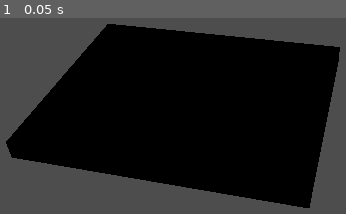
Above: before the commit, frame 1.
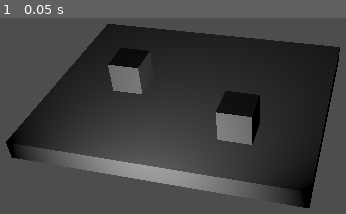
Above: after the commit, the same moment.

Repository: taiyo-harenohi/MODE
Game: Godot game, scene res://scenes/main.tscn
The game is run twice, just before and just after one commit, with the same random seed, the same clock (stepped at 60 frames per second) and the same inputs.
Inputs:
- Up to frame 1 (0.05 s): no input

The runs differ from the first frame. In frame 1, 58% of the frame differs, in the area x 4-98%, y 3-97%.

Commit message:
Tweak some camera variables

Diff:
--- a/scenes/main.tscn
+++ b/scenes/main.tscn
@@ -45,3 +45,6 @@
 transform = Transform3D(0.963472, -0.133905, 0.23193, -0.0449757, 0.772823, 0.633025, -0.264007, -0.620333, 0.738571, 1, 2, 2.5)
 fov = 45.0
 script = ExtResource("1_w78d5")
+
+[node name="SpotLight3D" type="SpotLight3D" parent="."]
+transform = Transform3D(1, 0, 0, 0, 0.966291, 0.257453, 0, -0.257453, 0.966291, 0, 0.282035, 1.45248)
--- a/scripts/Camera3D.gd
+++ b/scripts/Camera3D.gd
@@ -2,8 +2,8 @@
 
 var zoomSpeed: float = 1
 var minZoom: float = 25.0
-var maxZoom: float = 65.0
-var dragSen: float = 1.0
+var maxZoom: float = 85.0
+var dragSen: float = 2.0
 
 var center: Vector3 = Vector3(1, 2, 2.5)
 var zoom: float = 45
